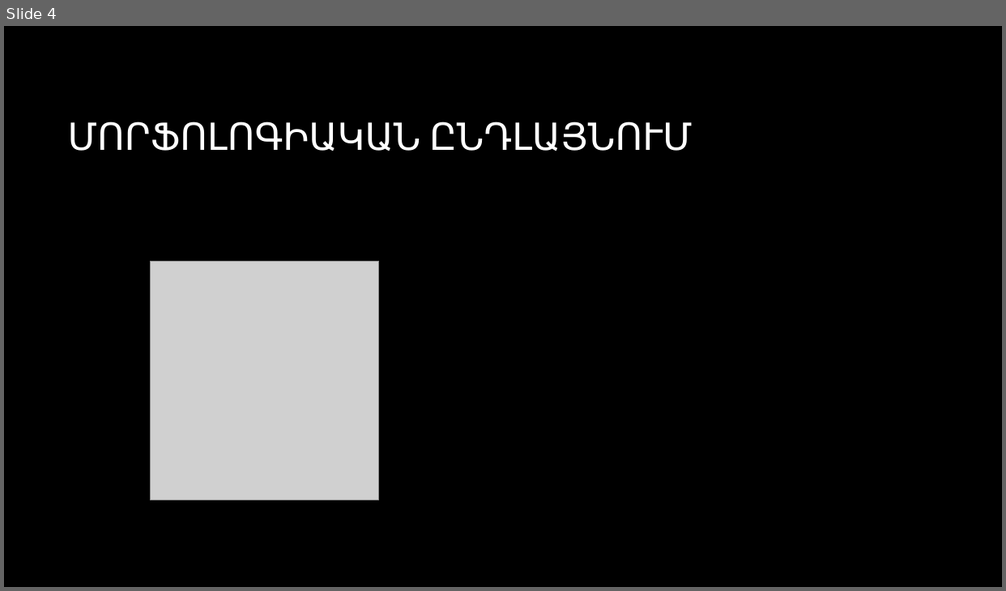
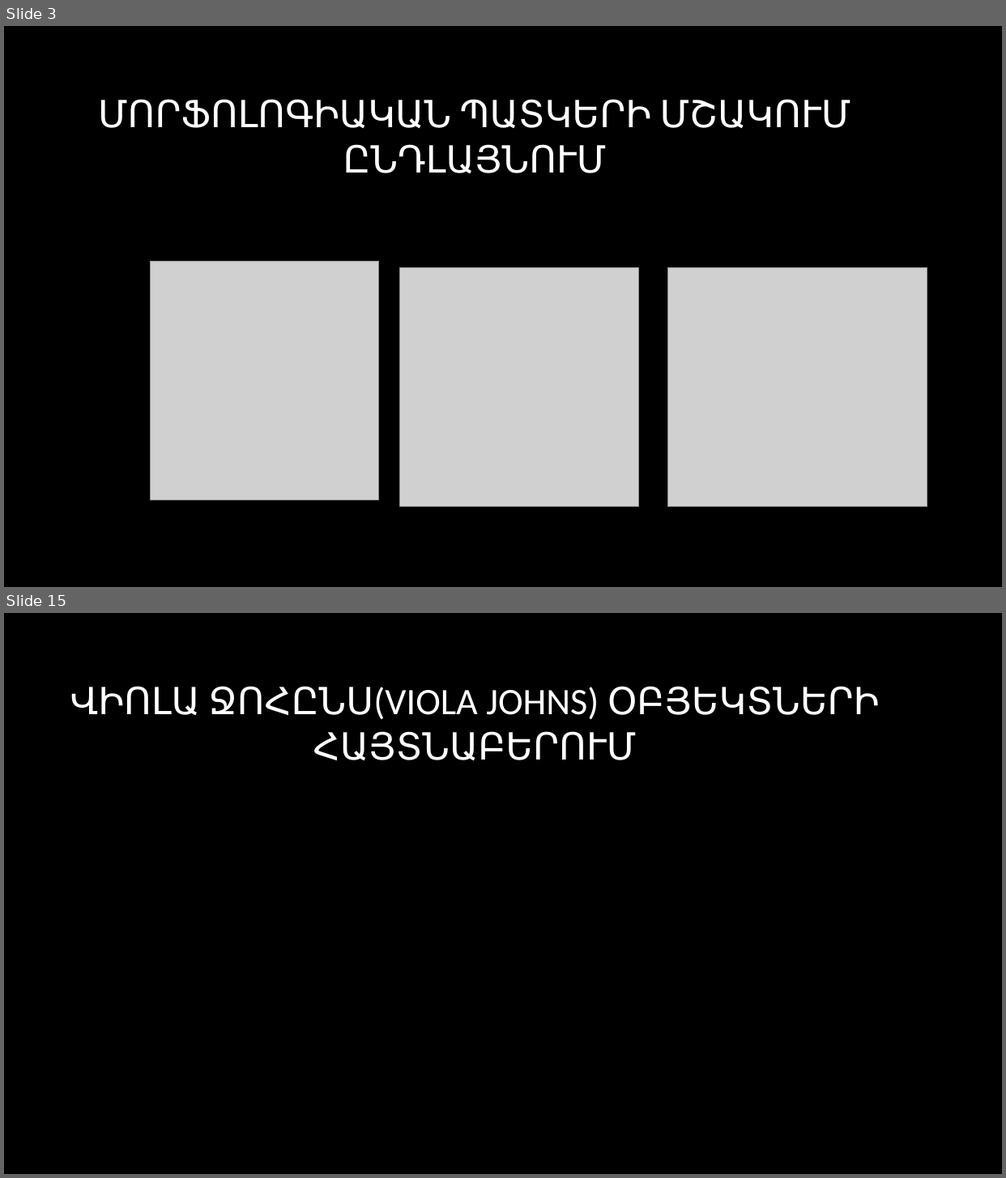
Before and after one commit to CGevorg/OpenKrypton, a slide deck: presentation/Presentation.pptx. Shown one above the other, each under a label of ours: slide 4 before the commit, slides 3 and 15 after it; the slides between them are not shown. The pictures are 1006x591 and 1006x1178 pixels, drawn with LibreOffice and Linux fonts; fonts in the diff are those of the drawing; grey boxes stand for pictures; background and template pictures are left out. Boxes give left, top, right and bottom in pixels: in the first picture for what was removed or moved away, otherwise in the second. Text is boxed around its words. In the diff, an @@ line names an element or a change of style, - is before the commit and + after.

```diff
--- a/presentation/Presentation.pptx
+++ b/presentation/Presentation.pptx
@@ slide 15 added at [4,613,1002,1174], background picture (left out) @@
@@ title added at [70,686,879,760], 36 pt, text #FFFFFF @@
+ՎԻՈԼԱ ՋՈՀԸՆՍ(VIOLA JOHNS) ՕԲՅԵԿՏՆԵՐԻ ՀԱՅՏՆԱԲԵՐՈՒՄ
@@ what was slide 4 is now slide 3 @@
@@ slide 3 changed as well @@
@@ title at [98,99,851,173]: text changed @@
-ՄՈՐՖՈԼՈԳԻԱԿԱՆ ԸՆԴԼԱՅՆՈՒՄ
+ՄՈՐՖՈԼՈԳԻԱԿԱՆ ՊԱՏԿԵՐԻ ՄՇԱԿՈՒՄ ԸՆԴԼԱՅՆՈՒՄ
@@ picture added at [400,268,639,506] @@
@@ picture added at [668,268,928,506] @@
```
Also in this commit, not shown: 1 other slide changed, 16 other slides added, 1 slide removed, 1 other file.
